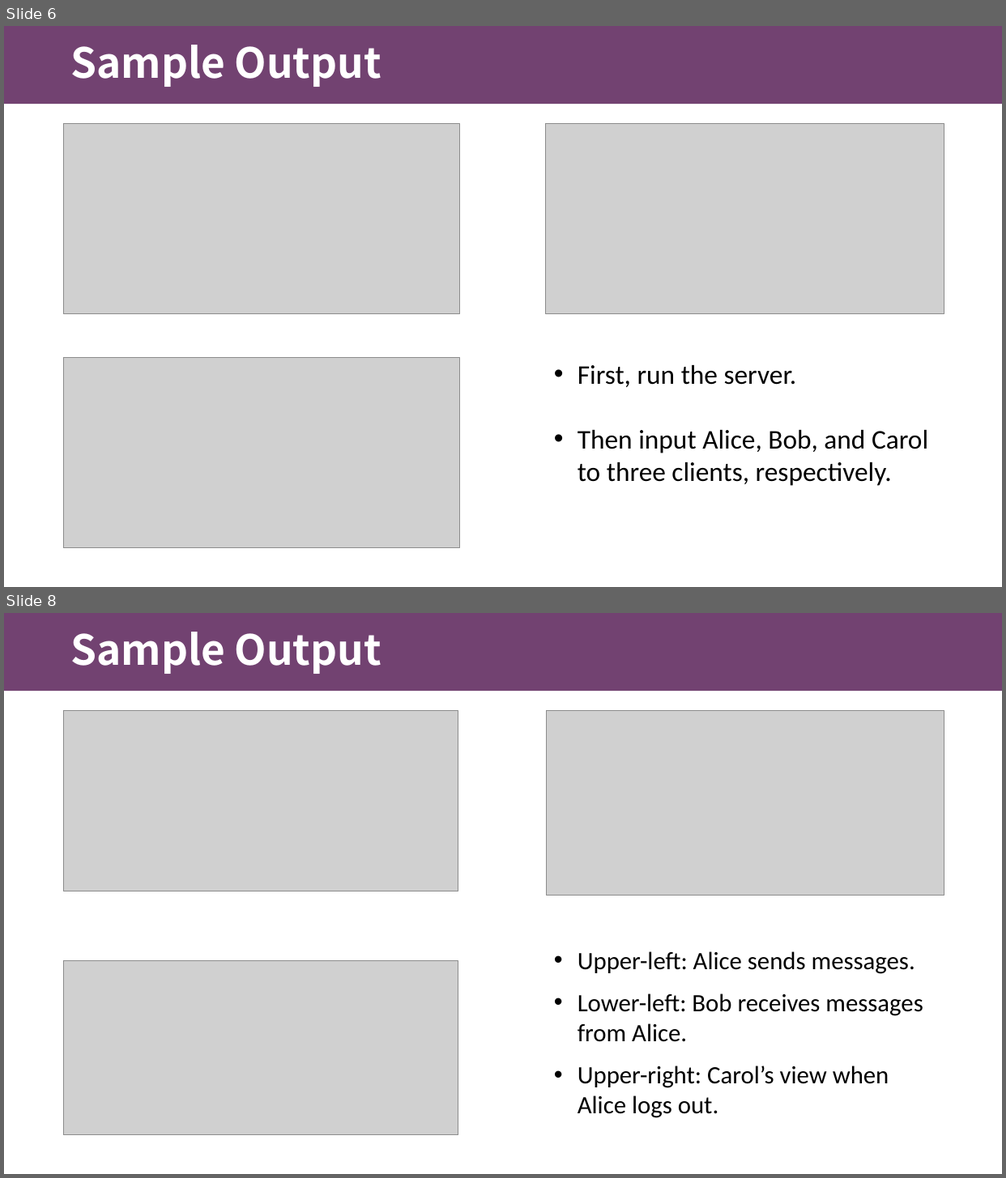
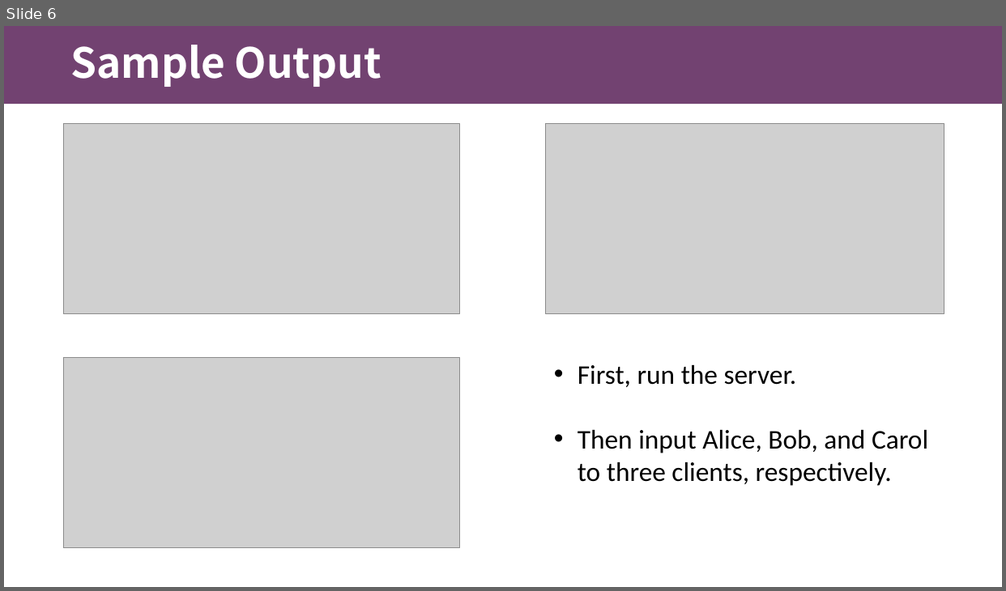
Before and after one commit to Guiliang/courses, a slide deck: cuhk-csc-1004/slides/CSC1004 Tutorial 2.pptx. Shown one above the other, each under a label of ours: slides 6 and 8 before the commit, slide 6 after it; the slides between them are not shown. The pictures are 1006x1178 and 1006x591 pixels, drawn with LibreOffice and Linux fonts; fonts in the diff are those of the drawing; grey boxes stand for pictures; background and template pictures are left out. Boxes give left, top, right and bottom in pixels: in the first picture for what was removed or moved away, otherwise in the second. Text is boxed around its words. In the diff, an @@ line names an element or a change of style, - is before the commit and + after.

```diff
--- a/cuhk-csc-1004/slides/CSC1004 Tutorial 2.pptx
+++ b/cuhk-csc-1004/slides/CSC1004 Tutorial 2.pptx
@@ slide 8 removed at box(4, 613, 1002, 1174), background #FFFFFF; not listed: 1 template element that a slide beside it also shows @@
@@ title removed at box(70, 632, 381, 674) @@
-Sample Output
@@ picture removed at box(63, 711, 458, 892) @@
@@ picture removed at box(547, 711, 944, 895) @@
@@ text removed at box(577, 952, 923, 1118) @@
-• Upper-left: Alice sends messages.
-• Lower-left: Bob receives messages from Alice.
-• Upper-right: Carol’s view when Alice logs out.
@@ picture removed at box(63, 961, 458, 1135) @@
```
Also in this commit, not shown: 4 slides changed, 3 slides added, 1 other slide removed, 4 other files.
